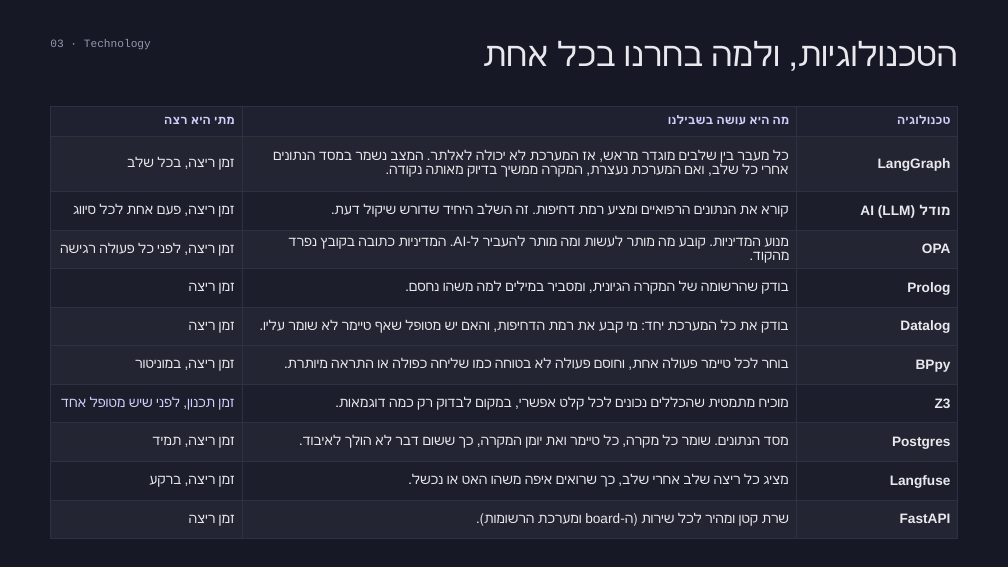
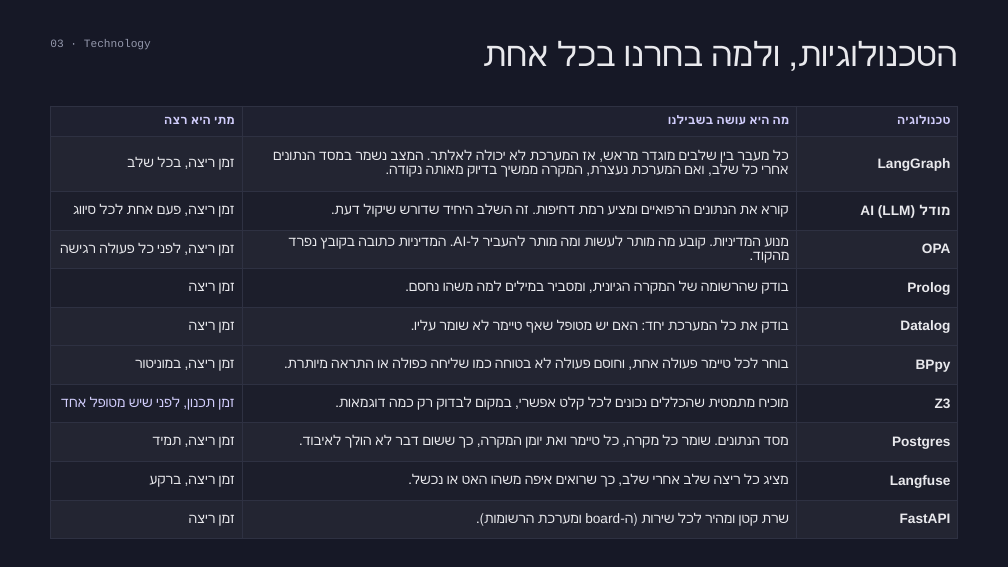
Before and after one commit to aoTeisha/triage-guard, a slide deck: slide 3 of docs/Triage_Guard_Presentation.pptx. Drawn at 1008x567 pixels with LibreOffice and Linux fonts; fonts in the diff are those of the drawing. Boxes give left, top, right and bottom in pixels: in the first picture for what was removed or moved away, otherwise in the second. Text is boxed around its words. In the diff, an @@ line names an element or a change of style, - is before the commit and + after.

```diff
--- a/docs/Triage_Guard_Presentation.pptx
+++ b/docs/Triage_Guard_Presentation.pptx
@@ table at (x1=50, y1=106, x2=958, y2=530) @@
-row 6, column 2: בודק את כל המערכת יחד: מי קבע את רמת הדחיפות, והאם יש מטופל שאף טיימר לא שומר עליו.
+row 6, column 2: בודק את כל המערכת יחד: האם יש מטופל שאף טיימר לא שומר עליו.
```
Also in this commit, not shown: 4 other slides changed, 25 other files.
